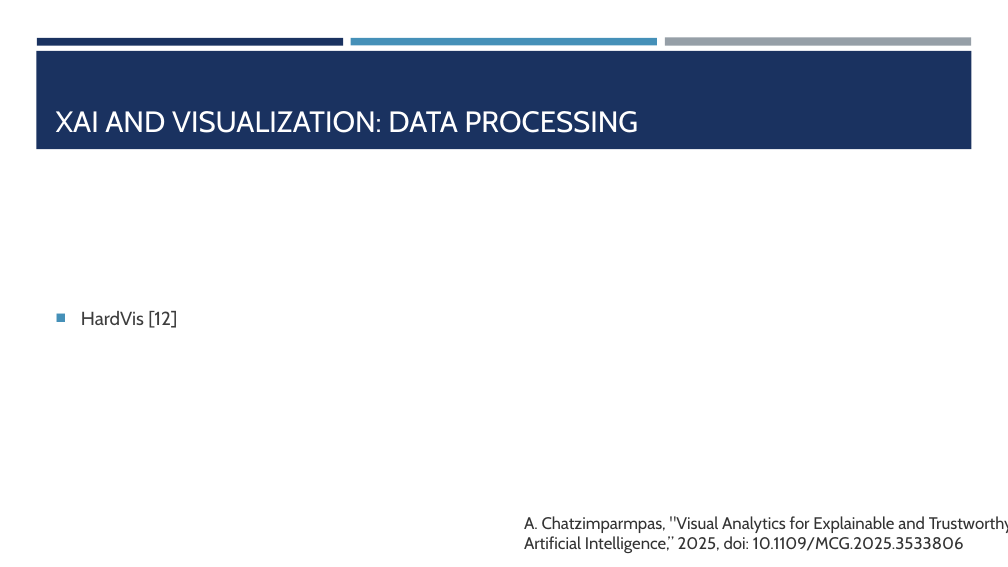
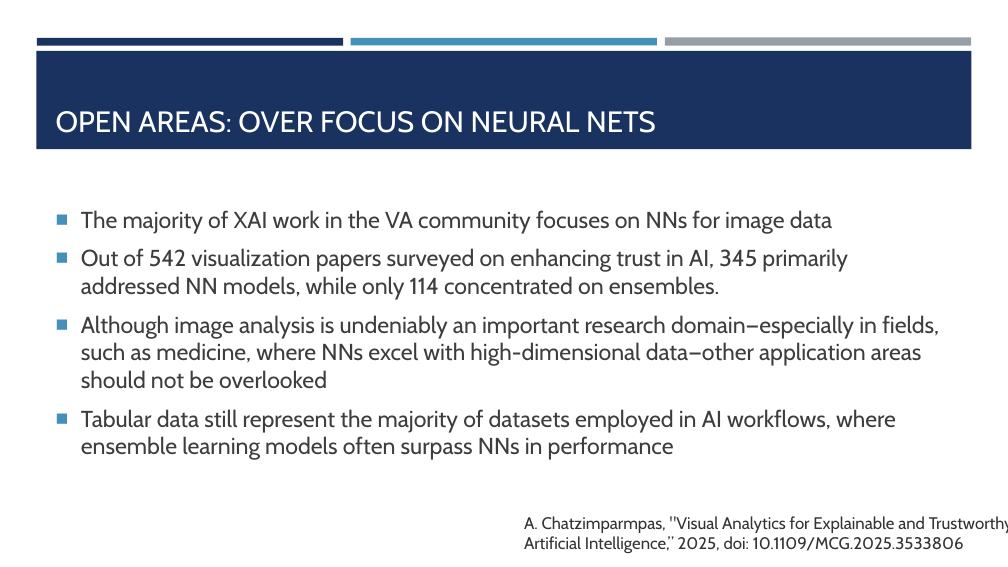
Before and after one commit to amosca01/SDS-CSC235, a slide deck: slide 14 of slides/17-XAI.pptx (slide 8 before the commit). Drawn at 1008x567 pixels with LibreOffice and Linux fonts; fonts in the diff are those of the drawing. Boxes give left, top, right and bottom in pixels: in the first picture for what was removed or moved away, otherwise in the second. Text is boxed around its words. In the diff, an @@ line names an element or a change of style, - is before the commit and + after.

```diff
--- a/slides/17-XAI.pptx
+++ b/slides/17-XAI.pptx
@@ title at (56,111,656,133): text changed @@
-XAI AND VISUALIZATION: DATA PROCESSING
+OPEN AREAS: OVER FOCUS ON NEURAL NETS
@@ text at (81,210,939,460): text changed; size 18 to 22 pt @@
-■ HardVis [12]
+■ The majority of XAI work in the VA community focuses on NNs for image data
+■ Out of 542 visualization papers surveyed on enhancing trust in AI, 345 primarily addressed NN models, while only 114 concentrated on ensembles.
+■ Although image analysis is undeniably an important research domain—especially in fields, such as medicine, where NNs excel with high-dimensional data—other application areas should not be overlooked
+■ Tabular data still represent the majority of datasets employed in AI workflows, where ensemble learning models often surpass NNs in performance
```
Also in this commit, not shown: 4 other slides changed, 1 slide added, 1 other file.
